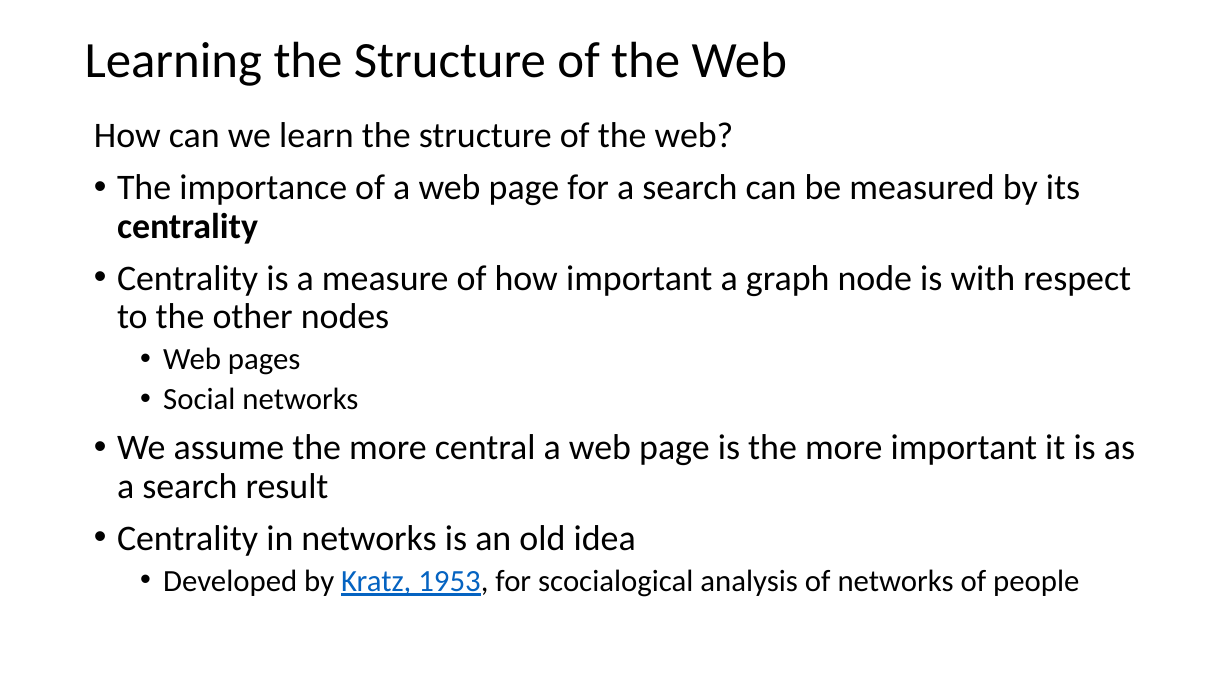
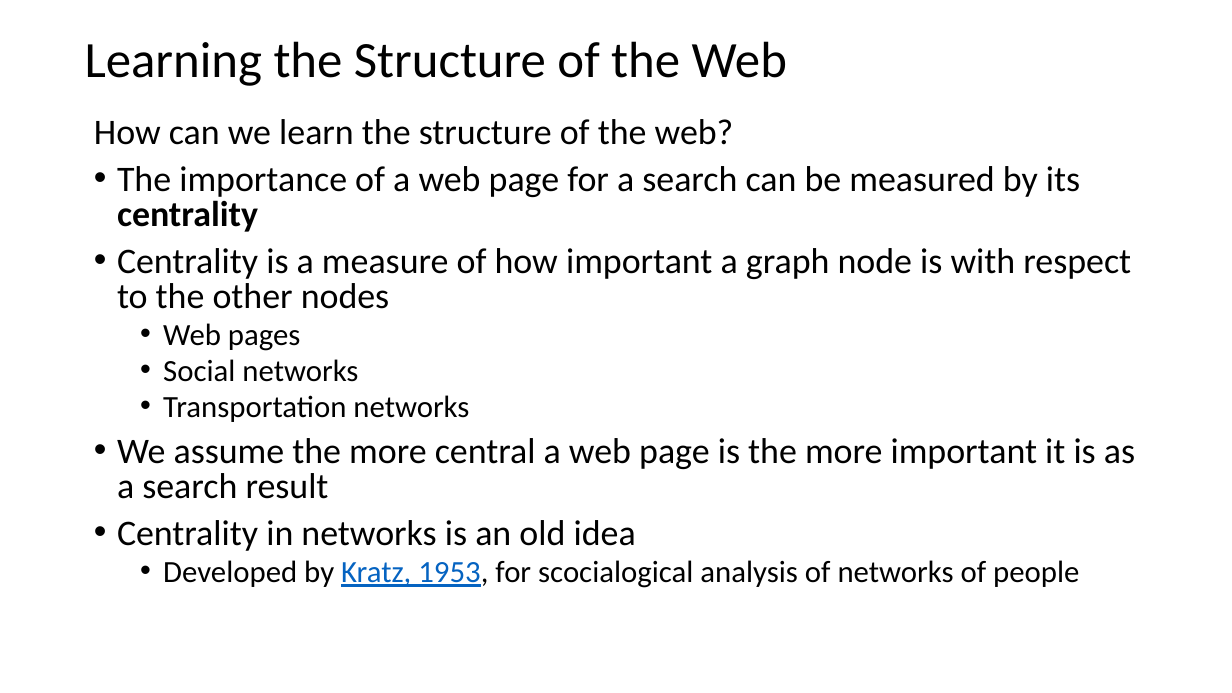
Before and after one commit to tenevian/Harvard-SSP-Data-Mining, a slide deck: slide 36 of slides/6_WebSearching.pptx. Drawn at 1232x693 pixels with LibreOffice and Linux fonts; fonts in the diff are those of the drawing. Boxes give left, top, right and bottom in pixels: in the first picture for what was removed or moved away, otherwise in the second. Text is boxed around its words. In the diff, an @@ line names an element or a change of style, - is before the commit and + after.

Commit message:
Corrected typo in slides

```diff
--- a/slides/6_WebSearching.pptx
+++ b/slides/6_WebSearching.pptx
@@ text at [94,119,1135,588]: line spacing 0.9 to 0.8 @@
@@ text at [163,395,469,422]: paragraph added @@
+  • Transportation networks
```
Also in this commit, not shown: 2 other slides changed.
